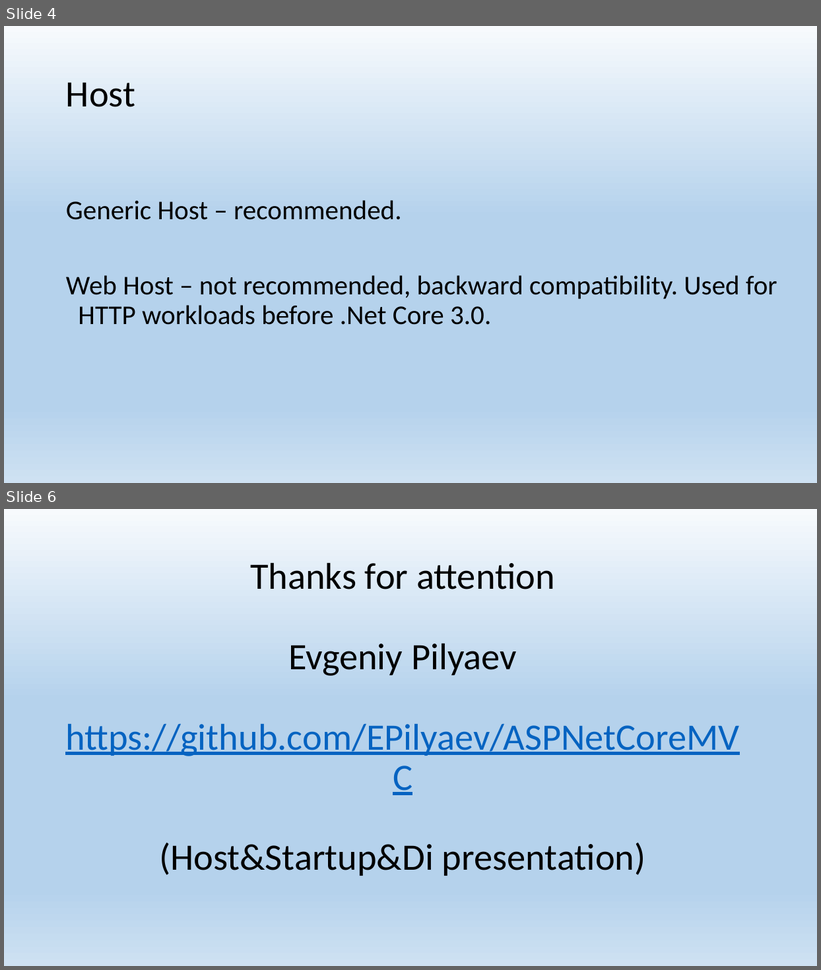
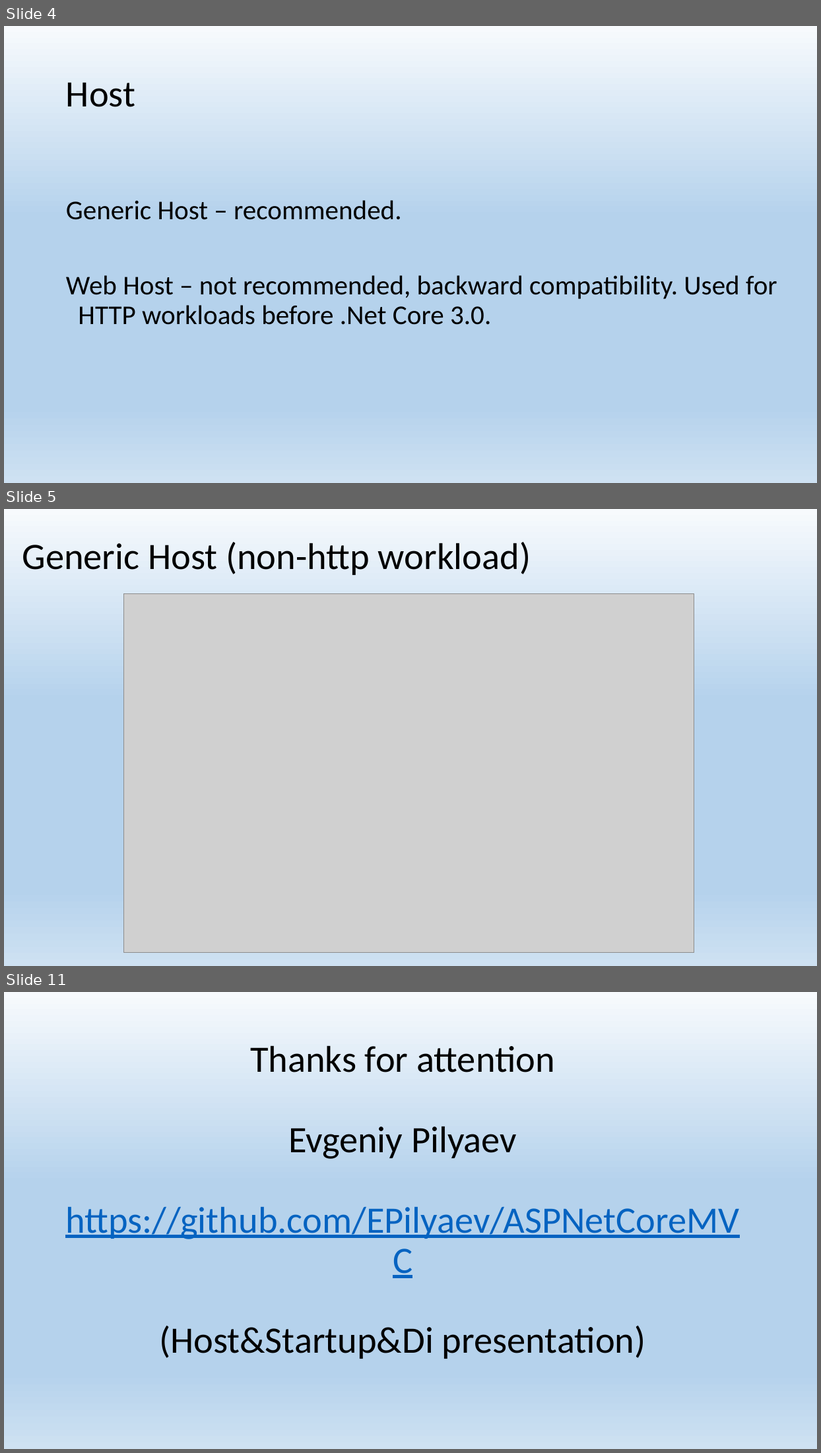
Before and after one commit to EPilyaev/ASPNetCoreMVC, a slide deck: Host&Startup&Di.pptx. Shown one above the other, each under a label of ours: slides 4 and 6 before the commit, slides 4, 5 and 11 after it; the slides between them are not shown. The pictures are 821x970 and 821x1453 pixels, drawn with LibreOffice and Linux fonts; fonts in the diff are those of the drawing; grey boxes stand for pictures. Boxes give left, top, right and bottom in pixels: in the first picture for what was removed or moved away, otherwise in the second. Text is boxed around its words. In the diff, an @@ line names an element or a change of style, - is before the commit and + after.

Commit message:
Generic host

```diff
--- a/Host&Startup&Di.pptx
+++ b/Host&Startup&Di.pptx
@@ slide 5 added at <box>4,509,817,966</box>, background gradient #F7FAFD to #B5D2EC to #CEE1F2 @@
@@ title added at <box>22,542,531,575</box>, 44 pt, text #000000 @@
+Generic Host (non-http workload)
@@ picture added at <box>123,593,694,953</box> @@
@@ what was slide 6 is now slide 11 @@
```
Also in this commit, not shown: 1 slide changed, 4 other slides added, 8 other files.
